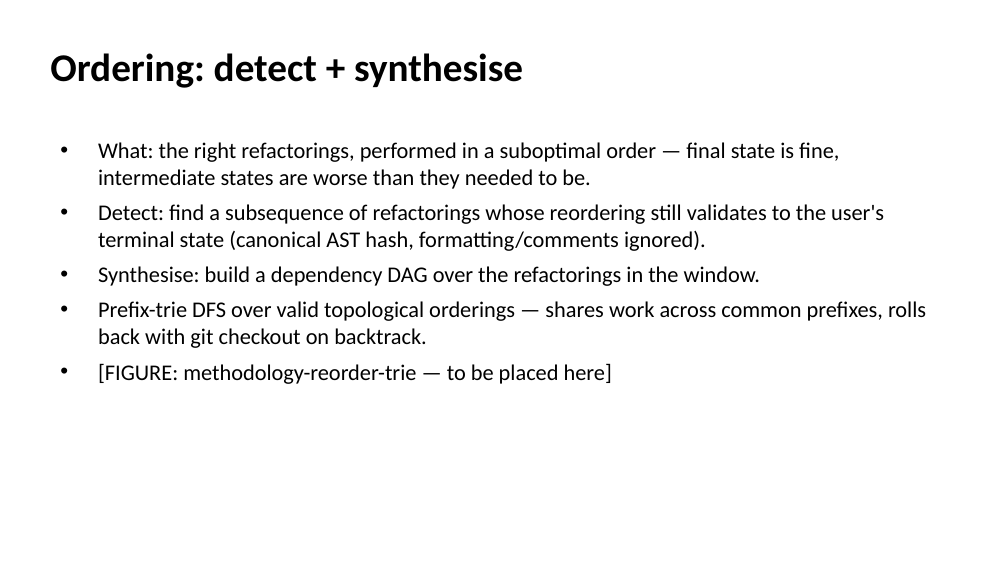
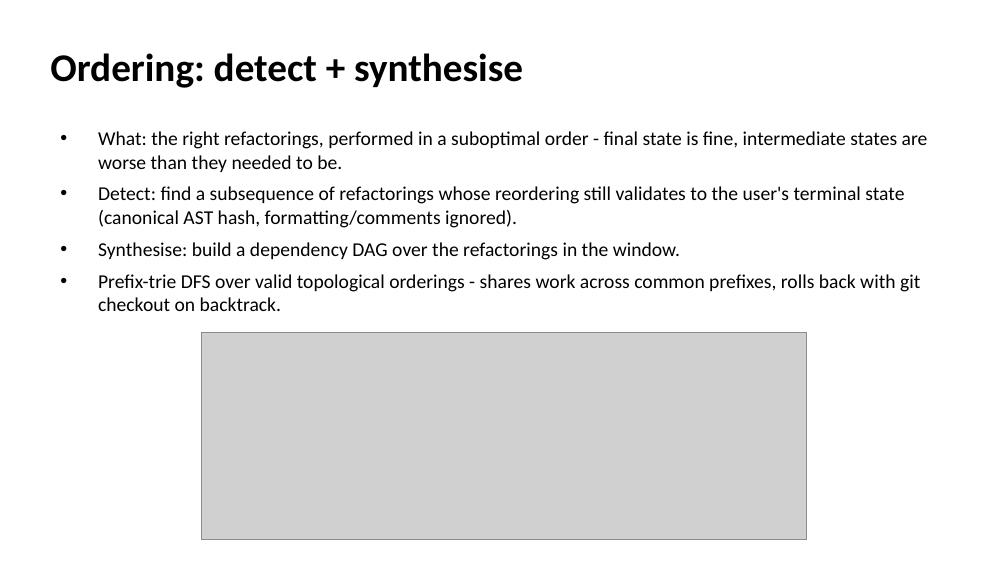
Before and after one commit to EthanHosier/fyp, a slide deck: slide 11 of presentation/slides.pptx (slide 9 before the commit). Drawn at 1008x567 pixels with LibreOffice and Linux fonts; fonts in the diff are those of the drawing; grey boxes stand for pictures. Boxes give left, top, right and bottom in pixels: in the first picture for what was removed or moved away, otherwise in the second. Text is boxed around its words. In the diff, an @@ line names an element or a change of style, - is before the commit and + after.

```diff
--- a/presentation/slides.pptx
+++ b/presentation/slides.pptx
@@ text "What: the right refactorings, performed ...": place and size @@
-text "What: the right refactorings, performed ..." at (98,142,926,384)
+text "What: the right refactorings, performed ..." at (98,131,928,311)
@@ text at (98,131,928,172): text changed; size 16 to 14 pt @@
-• What: the right refactorings, performed in a suboptimal order — final state is fine, intermediate states are worse than they needed to be.
+• What: the right refactorings, performed in a suboptimal order - final state is fine, intermediate states are worse than they needed to be.
@@ text at (98,186,904,260): size 16 to 14 pt in "Detect: find a subsequence of refactorings whose ...", "Synthesise: build a dependency DAG over the ..." @@
@@ text at (98,274,920,311): text changed; size 16 to 14 pt @@
-• Prefix-trie DFS over valid topological orderings — shares work across common prefixes, rolls back with git checkout on backtrack.
-• [FIGURE: methodology-reorder-trie — to be placed here]
+• Prefix-trie DFS over valid topological orderings - shares work across common prefixes, rolls back with git checkout on backtrack.
@@ picture added at (202,333,806,539) @@
```
Also in this commit, not shown: 13 other slides changed, 5 slides added, 3 slides removed, 6 other files.
